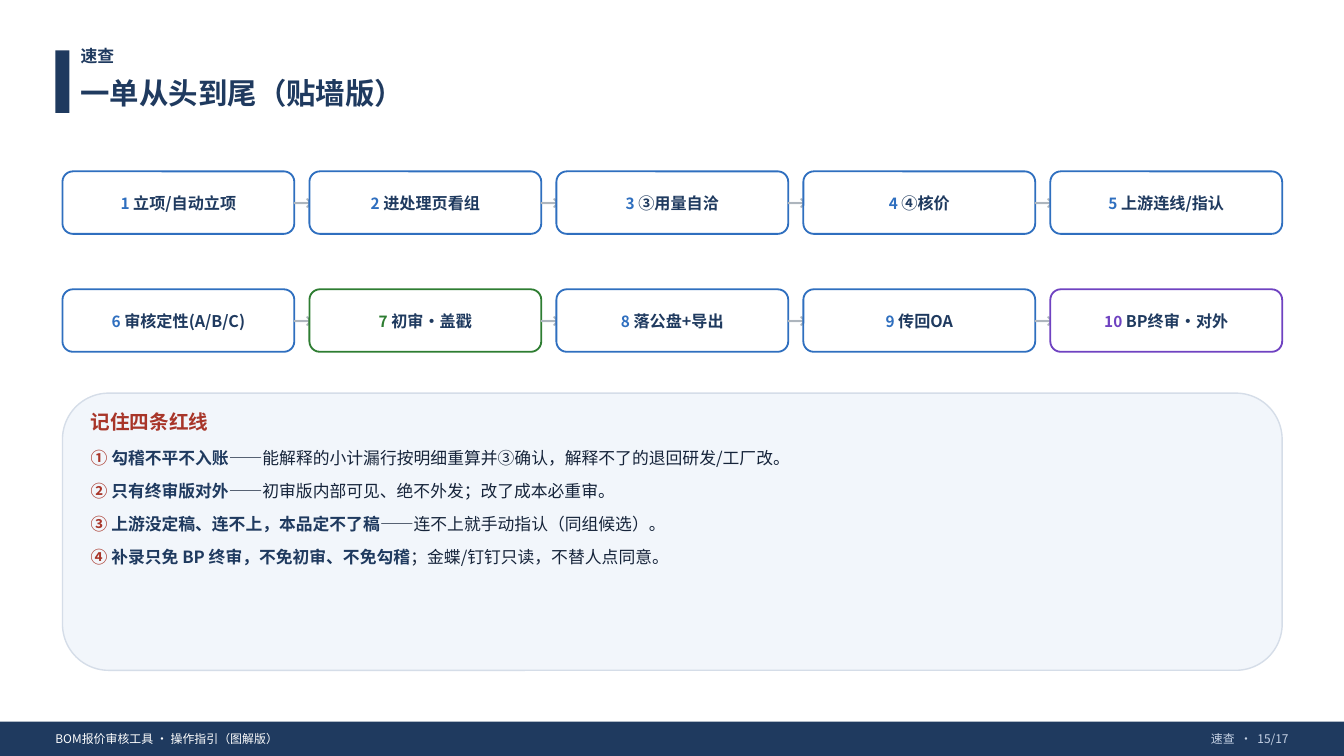
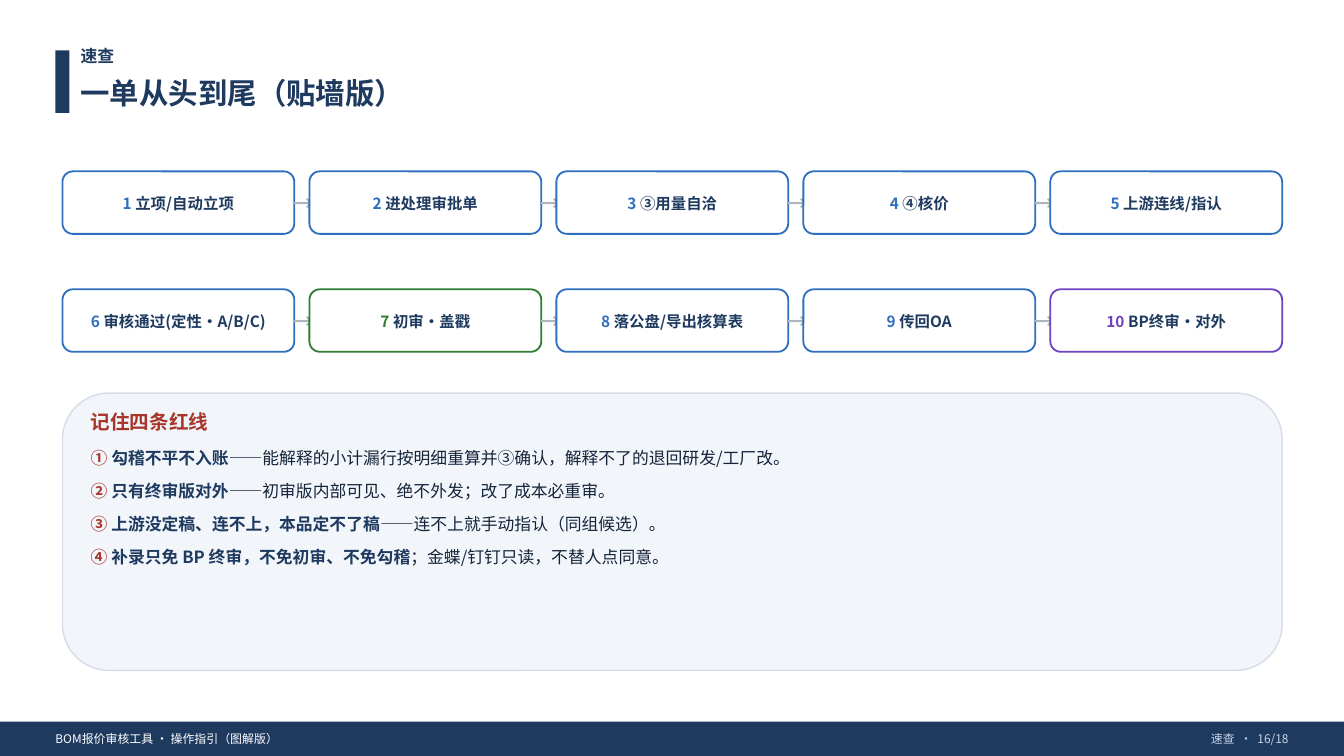
Before and after one commit to ReginaldZeng/accounting-workbench, a slide deck: slide 16 of 01_Current_Deliverables/docs/20260903_BOM报价审核/BOM报价审核工具_操作指引_图解版_20260909.pptx (slide 15 before the commit). Drawn at 1344x756 pixels with LibreOffice and Linux fonts; fonts in the diff are those of the drawing. Boxes give left, top, right and bottom in pixels: in the first picture for what was removed or moved away, otherwise in the second. Text is boxed around its words. In the diff, an @@ line names an element or a change of style, - is before the commit and + after.

```diff
--- a/01_Current_Deliverables/docs/20260903_BOM报价审核/BOM报价审核工具_操作指引_图解版_20260909.pptx
+++ b/01_Current_Deliverables/docs/20260903_BOM报价审核/BOM报价审核工具_操作指引_图解版_20260909.pptx
@@ text "1 立项/自动立项" at [123,196,234,212]: size 11.5 to 11 pt in "立项/自动立项" @@
@@ text "3 ③用量自洽" at [627,196,717,211]: size 11.5 to 11 pt in "③用量自洽" @@
@@ text "4 ④核价" at [890,196,948,211]: size 11.5 to 11 pt in "④核价" @@
@@ text "5 上游连线/指认" at [1111,196,1222,212]: size 11.5 to 11 pt in "上游连线/指认" @@
@@ text at [373,196,478,211]: text changed; size 11.5 to 11 pt @@
-2 进处理页看组
+2 进处理审批单
@@ text "7 初审·盖戳" at [380,314,470,329]: size 11.5 to 11 pt in "初审·盖戳" @@
@@ text "9 传回OA" at [887,314,951,329]: size 11.5 to 11 pt in "传回OA" @@
@@ text "10 BP终审·对外" at [1106,314,1226,329]: size 11.5 to 11 pt in "BP终审·对外" @@
@@ text at [91,314,266,330]: text changed; size 11.5 to 11 pt @@
-6 审核定性(A/B/C)
+6 审核通过(定性·A/B/C)
@@ text at [601,314,743,330]: text changed; size 11.5 to 11 pt @@
-8 落公盘+导出
+8 落公盘/导出核算表
@@ text at [1211,733,1288,745]: text changed @@
-速查 · 15/17
+速查 · 16/18
```
Also in this commit, not shown: 16 other slides changed, 1 slide added, 2 other files.
